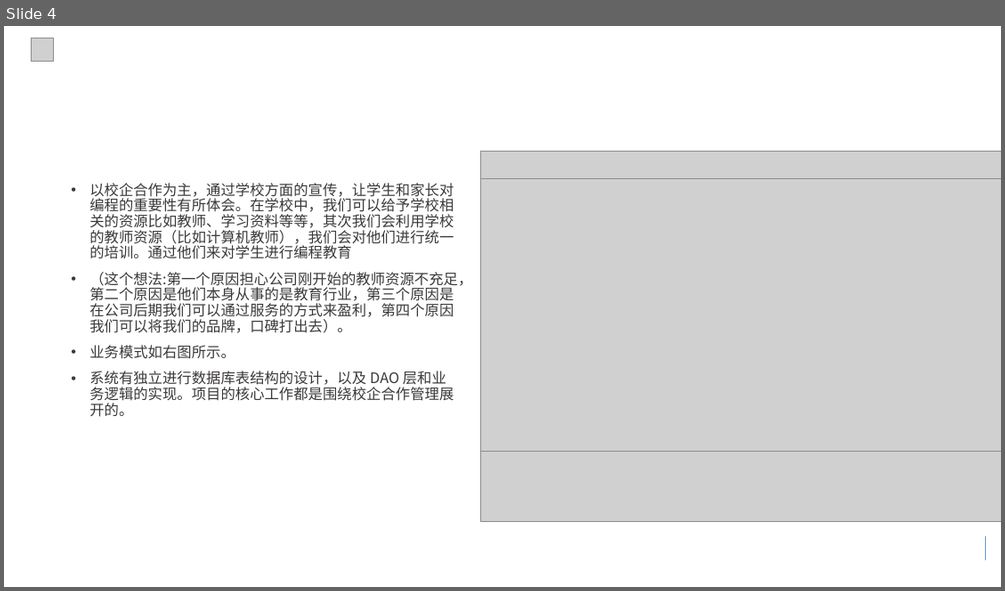
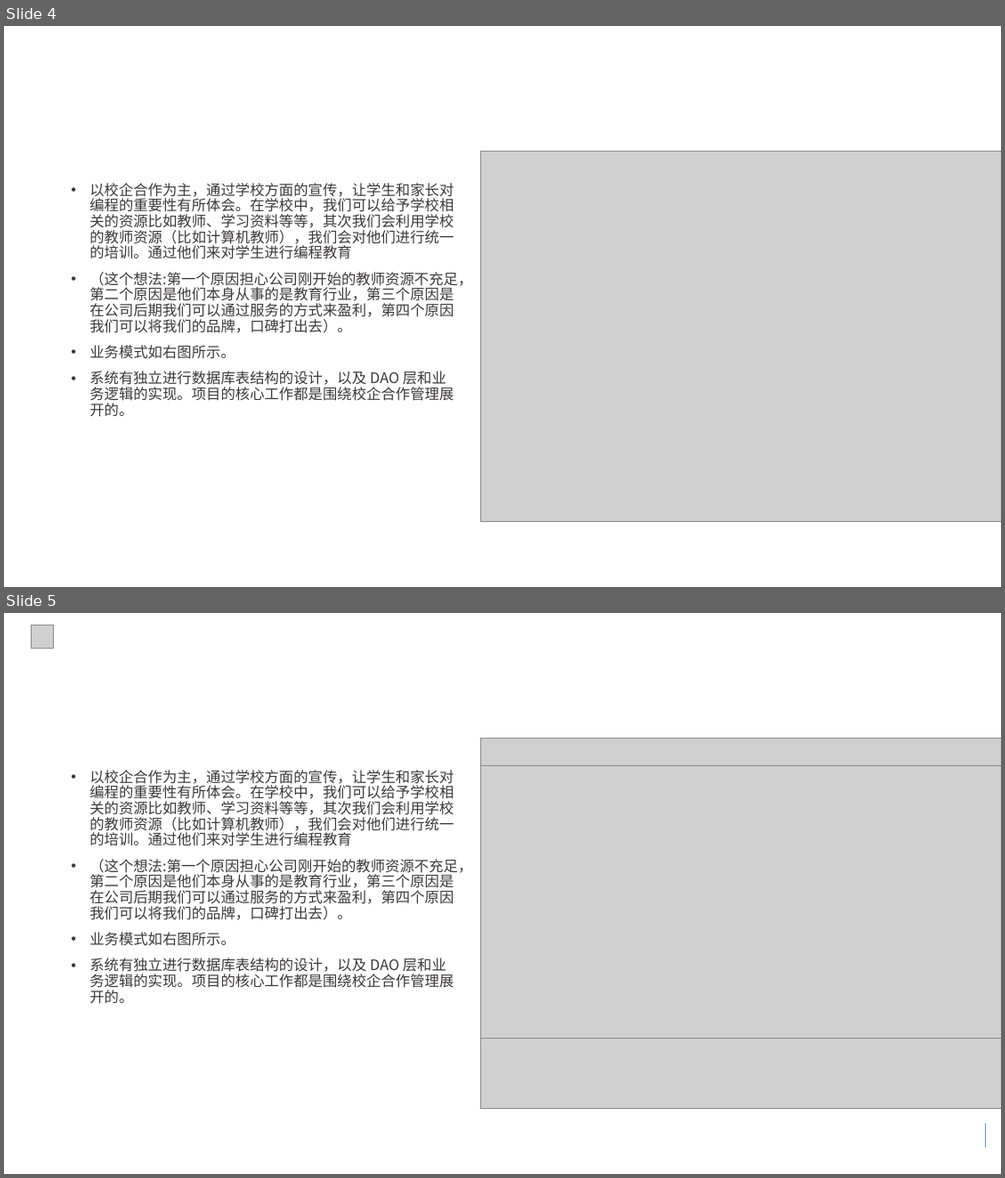
Before and after one commit to Rainben/littleboy, a slide deck: 文档区/需求分析/需求分析.pptx. Shown one above the other, each under a label of ours: slide 4 before the commit, slides 4 and 5 after it. The pictures are 1005x591 and 1005x1178 pixels, drawn with LibreOffice and Linux fonts; fonts in the diff are those of the drawing; grey boxes stand for pictures; background and template pictures are left out. Boxes give left, top, right and bottom in pixels: in the first picture for what was removed or moved away, otherwise in the second. Text is boxed around its words. In the diff, an @@ line names an element or a change of style, - is before the commit and + after.

Commit message:
儿童编程系统

```diff
--- a/文档区/需求分析/需求分析.pptx
+++ b/文档区/需求分析/需求分析.pptx
@@ slide 4 added at [4,26,1001,587], background #FFFFFF @@
@@ picture added at [481,151,1001,522] @@
@@ text added at [89,183,472,417], 14 pt, text #3B3838 @@
+• 以校企合作为主，通过学校方面的宣传，让学生和家长对编程的重要性有所体会。在学校中，我们可以给予学校相关的资源比如教师、学习资料等等，其次我们会利用学校的教师资源（比如计算机教师），我们会对他们进行统一的培训。通过他们来对学生进行编程教育
+• （这个想法:第一个原因担心公司刚开始的教师资源不充足，第二个原因是他们本身从事的是教育行业，第三个原因是在公司后期我们可以通过服务的方式来盈利，第四个原因我们可以将我们的品牌，口碑打出去）。
+• 业务模式如右图所示。
+• 系统有独立进行数据库表结构的设计，以及 DAO 层和业务逻辑的实现。项目的核心工作都是围绕校企合作管理展开的。
@@ picture added at [481,179,1001,451] @@
@@ what was slide 4 is now slide 5 @@
```
Also in this commit, not shown: 1 slide changed, 11 other files.
